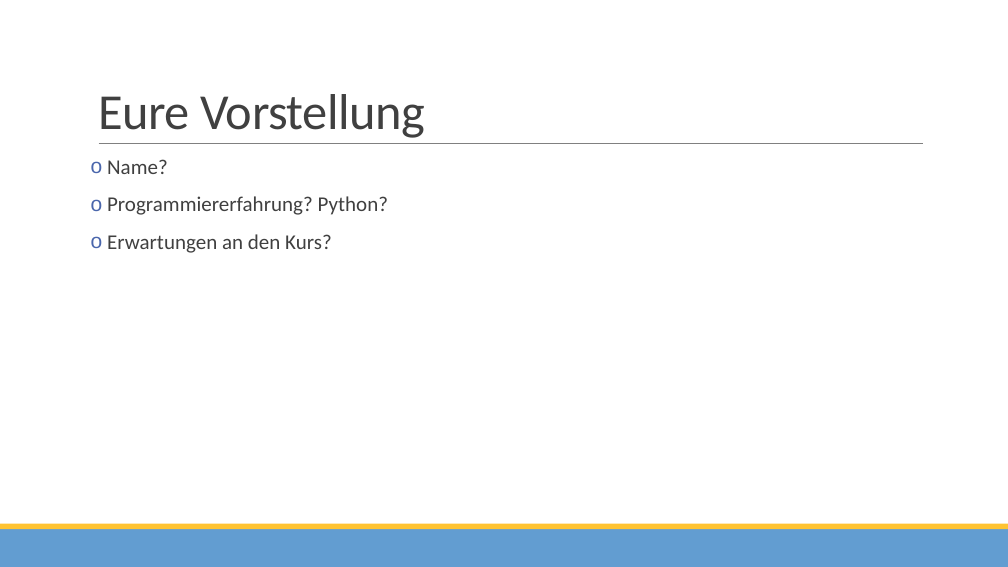
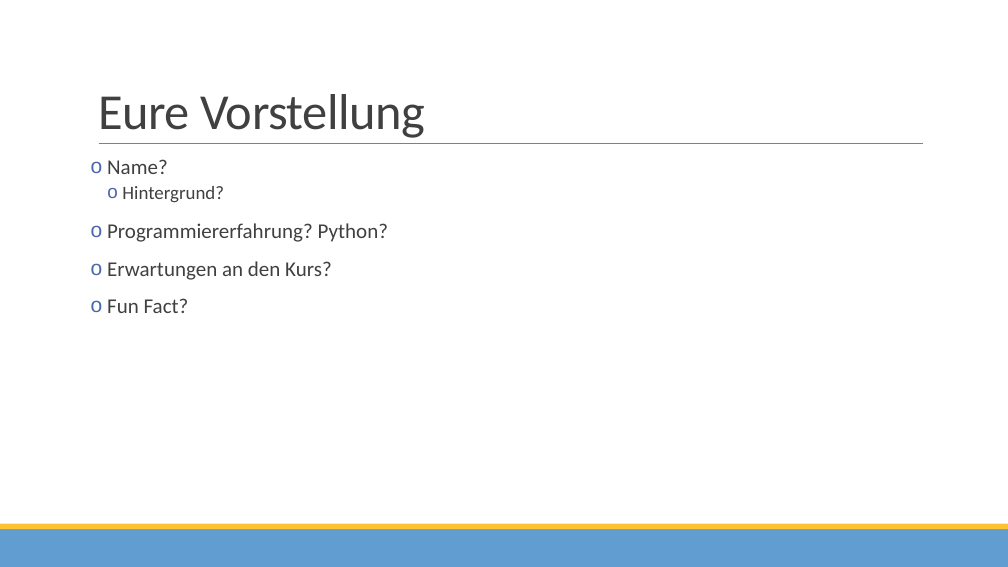
Before and after one commit to SvensGithub1/VHS_Python24, a slide deck: slide 3 of Stunde_eins.pptx. Drawn at 1008x567 pixels with LibreOffice and Linux fonts; fonts in the diff are those of the drawing; background and template pictures are left out. Boxes give left, top, right and bottom in pixels: in the first picture for what was removed or moved away, otherwise in the second. Text is boxed around its words. In the diff, an @@ line names an element or a change of style, - is before the commit and + after.

```diff
--- a/Stunde_eins.pptx
+++ b/Stunde_eins.pptx
@@ text at (x1=122, y1=186, x2=224, y2=203): paragraph added @@
+  o Hintergrund?
@@ text at (x1=107, y1=298, x2=189, y2=313): paragraph added @@
+o Fun Fact?
```
Also in this commit, not shown: 6 other slides changed, 3 slides added, 1 slide removed, 9 other files.
